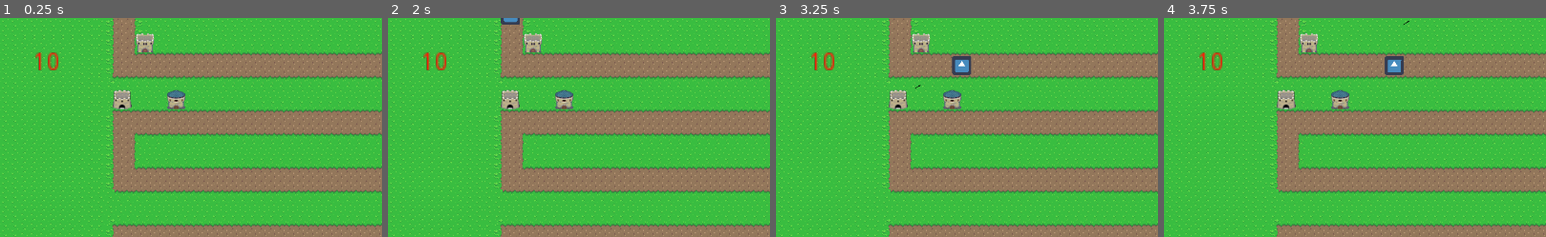
Above: before the commit, frames 1-4 (left to right).
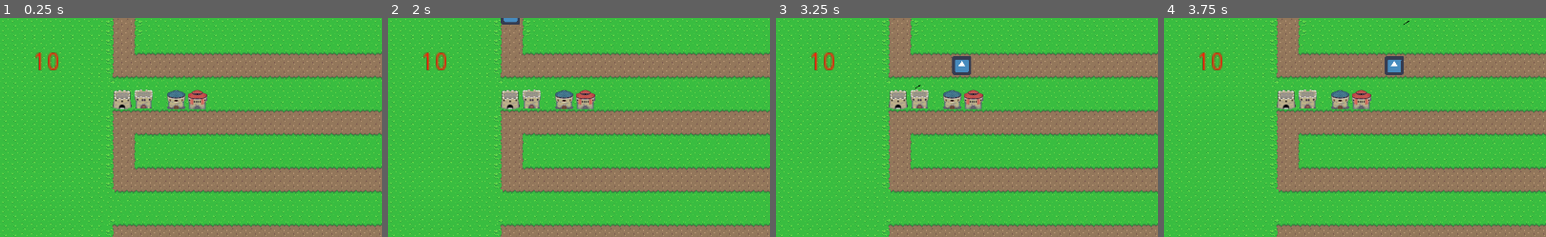
Above: after the commit, the same moments.

Repository: eheroedog/TDcollab
Game: Godot game, scene res://world1.tscn
Two runs of this game, one before a commit and one after it. Both use one fixed random seed, a clock stepped at 60 frames per second and the inputs below. The engine's default icon, where the game draws it, is replaced by a stand-in: a white triangle on a blue panel in a dark square.
Inputs:
- Up to frame 1 (0.25 s): no input
- Up to frame 2 (2 s): tap Enter at 0.5 s; tap Space at 1.25 s
- Up to frame 3 (3.25 s): tap Enter at 2 s
- Up to frame 4 (3.75 s): no input
The pictures show only the part of the screen within x 0-50%, y 0-50%; the shares and areas given below are measured in that part.

The runs differ from the first frame. In frame 1, 1.2% of the frame differs, in the area x 35-55%, y 6-42%; in frame 2, 1.2%; in frame 3, 1.2%; in frame 4, 1.2%.

Commit message:
towers

Diff:
--- /dev/null
+++ b/tdtest/tower3.tscn
@@ -0,0 +1,8 @@
+[gd_scene load_steps=2 format=2]
+
+[ext_resource path="res://Assets/tower3.png" type="Texture" id=1]
+
+[node name="tower3" type="Area2D"]
+
+[node name="Sprite" type="Sprite" parent="."]
+texture = ExtResource( 1 )
--- a/tdtest/world1.tscn
+++ b/tdtest/world1.tscn
@@ -7,6 +7,7 @@
 [ext_resource path="res://End.gd" type="Script" id=5]
 [ext_resource path="res://Main.gd" type="Script" id=6]
 [ext_resource path="res://tower1a.tscn" type="PackedScene" id=7]
+[ext_resource path="res://Assets/tower3.png" type="Texture" id=8]
 
 [sub_resource type="TileSet" id=1]
 0/name = "GrassTileSetIMG.png 0"
@@ -218,7 +219,11 @@
 position = Vector2( 295.185, 136.843 )
 
 [node name="tower1a" parent="tower2" instance=ExtResource( 7 )]
-position = Vector2( -52.185, -95.343 )
+position = Vector2( -54.5634, -1.09834 )
+
+[node name="tower3" type="Sprite" parent="."]
+position = Vector2( 330.506, 137.173 )
+texture = ExtResource( 8 )
 
 [connection signal="shoot_projectile" from="Basic" to="." method="_on_Basic_shoot_projectile"]
 [connection signal="area_entered" from="End" to="End" method="_on_End_area_entered"]
Binary file added: tdtest/Assets/tower3.png
Not shown, added: tdtest/Assets/tower3.png.import
Not shown: 1 places in tdtest/world1.tscn that only renumber resources
